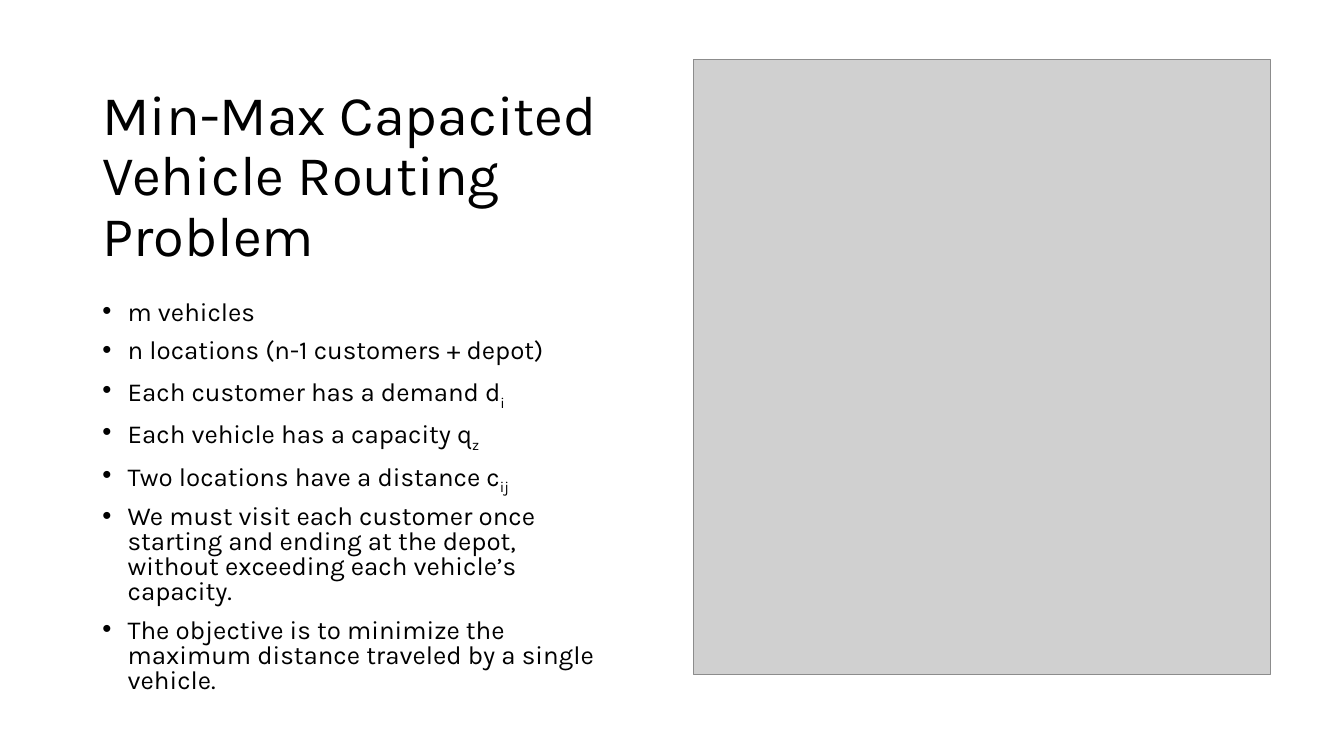
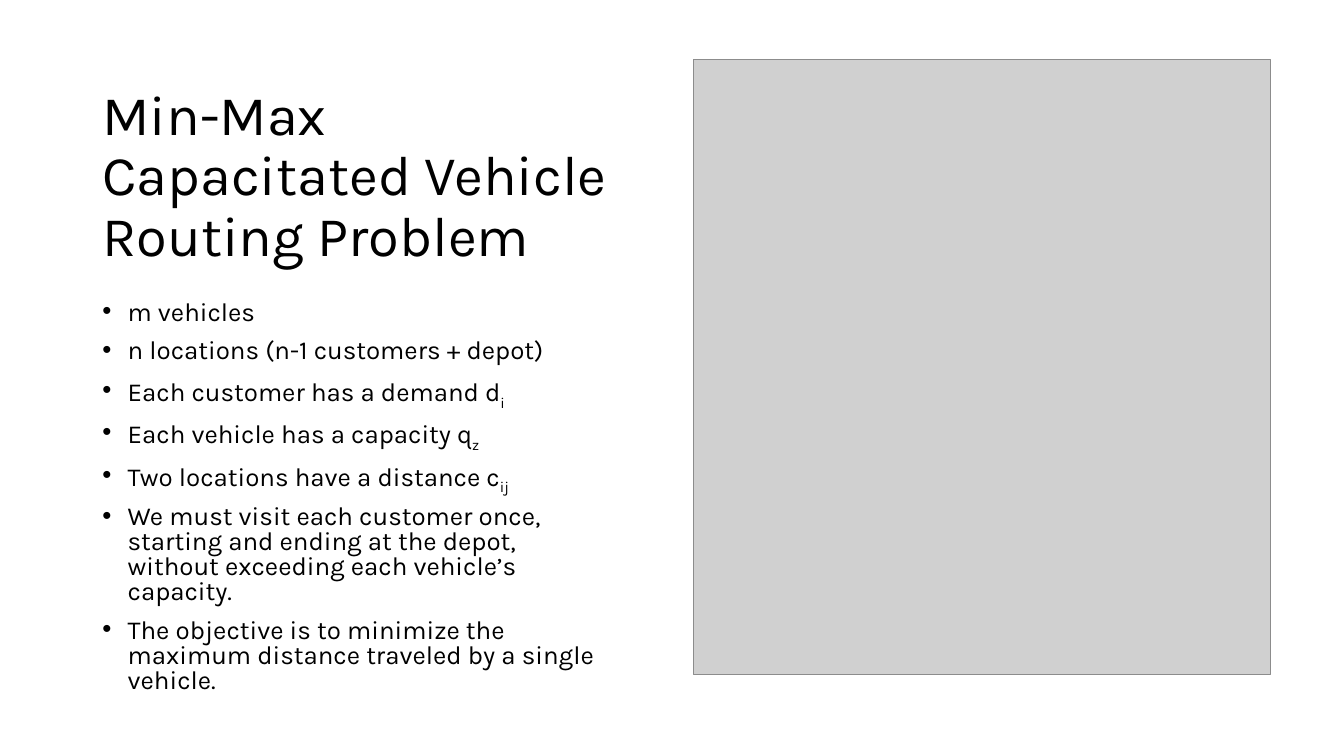
Before and after one commit to FabioGiordana/DIDP-On-Routing-Problems, a slide deck: slide 1 of mmcvrp/MM-CVRP.pptx. Drawn at 1344x756 pixels with LibreOffice and Linux fonts; fonts in the diff are those of the drawing; grey boxes stand for pictures. Boxes give left, top, right and bottom in pixels: in the first picture for what was removed or moved away, otherwise in the second. Text is boxed around its words. In the diff, an @@ line names an element or a change of style, - is before the commit and + after.

```diff
--- a/mmcvrp/MM-CVRP.pptx
+++ b/mmcvrp/MM-CVRP.pptx
@@ title at [102, 96, 607, 270]: text changed @@
-Min-Max Capacited Vehicle Routing Problem
+Min-Max Capacitated Vehicle Routing Problem
@@ text at [128, 507, 541, 607]: text changed @@
-• We must visit each customer once starting and ending at the depot, without exceeding each vehicle’s capacity.
+• We must visit each customer once, starting and ending at the depot, without exceeding each vehicle’s capacity.
```
Also in this commit, not shown: 2 other slides changed, 1 slide added, 1 other file.
